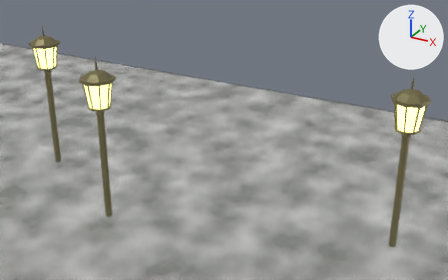
The glTF model level_grids/purgatory/surrounding_grids/glb/rock_kicking_purgatory_ground_1.glb: old version first, new version second.
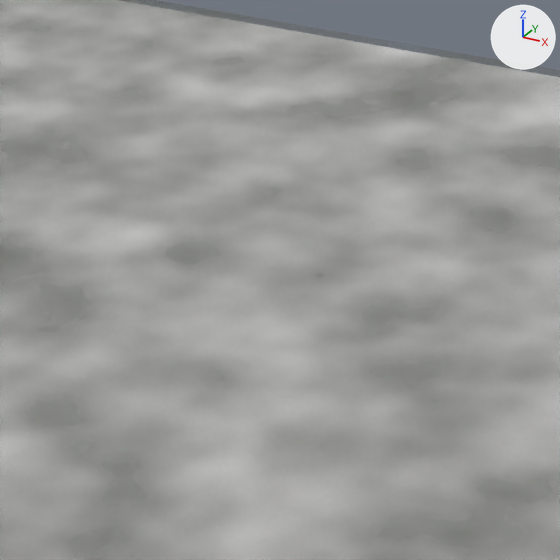
There are two pictures of each version: one from a 50 mm lens placed at (204.1, -74.1, 123.3), pointed at (65.1, 178.7, -3.1), one close up on the part from 28% to 58% of the width and 25% to 73% of the height. Arrows for +X, +Y and +Z are at upper right; the lights stay in place. The first two pictures are the older version. Where no turn or scale is listed for an object, it has been applied to the vertices.

Names of what the first close-up shows: 'Clouds', 'Plane'.
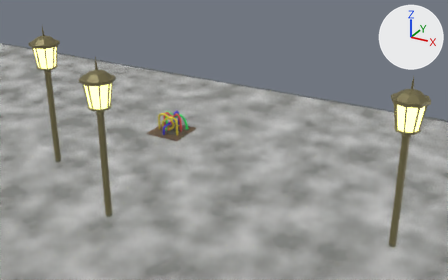
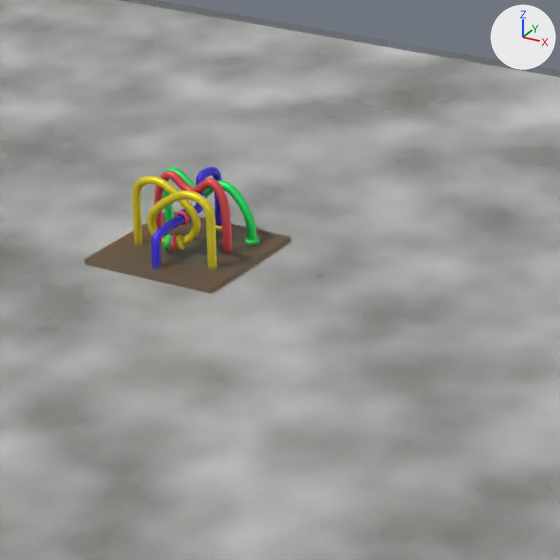
Not visible in the close-ups: 'Bead.003'.

Patch to the scene script:
```diff
--- a/level_grids/purgatory/surrounding_grids/glb/rock_kicking_purgatory_ground_1.glb.py
+++ b/level_grids/purgatory/surrounding_grids/glb/rock_kicking_purgatory_ground_1.glb.py
@@ ob_bead_009 @@
+ob_bead_009 = bpy.data.objects.new('Bead.009', me_torus_009)  # 128 vertices, 256 faces; spans x -0.69..0.69, y -0.91..0.91, z -0.92..0.92; in mat_green_001 (green #2ce76e)
+ob_bead_009.location = (39.3, 165.6, 2.5)
@@ ob_bead_008 @@
+ob_bead_008 = bpy.data.objects.new('Bead.008', me_torus_008)  # 128 vertices, 256 faces; spans x -0.69..0.69, y -0.9..0.9, z -0.92..0.92; in mat_yellow_001 (yellow #e7d62c)
+ob_bead_008.location = (40.7, 166.3, 2.5)
@@ ob_bead_007 @@
+ob_bead_007 = bpy.data.objects.new('Bead.007', me_torus_007)  # 128 vertices, 256 faces; spans x -0.66..0.66, y -0.91..0.91, z -0.94..0.94; in mat_red_001 (red #e7555a)
+ob_bead_007.location = (40.0, 166.0, 2.4)
@@ ob_bead_005 @@
+ob_bead_005 = bpy.data.objects.new('Bead.005', me_torus_005)  # 128 vertices, 256 faces; spans x -0.94..0.94, y -0.94..0.94, z -0.37..0.37; in mat_green_001 (green #2ce76e)
+ob_bead_005.location = (46.0, 174.0, 1.0)
@@ ob_bead_003 @@
+ob_bead_003 = bpy.data.objects.new('Bead.003', me_torus_003)  # 128 vertices, 256 faces; spans x -0.94..0.94, y -0.94..0.94, z -0.36..0.36; in mat_blue_001 (blue #493ce7)
+ob_bead_003.location = (35.0, 170.0, 1.0)
@@ ob_bead_002 @@
+ob_bead_002 = bpy.data.objects.new('Bead.002', me_torus_002)  # 128 vertices, 256 faces; spans x -0.94..0.94, y -0.36..0.36, z -0.94..0.94; in mat_blue_001 (blue #493ce7)
+ob_bead_002.location = (40.0, 168.8, 5.0)
@@ ob_bead_001 @@
+ob_bead_001 = bpy.data.objects.new('Bead.001', me_torus_001)  # 128 vertices, 256 faces; spans x -0.94..0.94, y -0.36..0.36, z -0.94..0.94; in mat_red_001 (red #e7555a)
+ob_bead_001.location = (40.0, 167.9, 5.0)
@@ ob_bead @@
+ob_bead = bpy.data.objects.new('Bead', me_torus)  # 128 vertices, 256 faces; spans x -0.94..0.94, y -0.94..0.94, z -0.36..0.36; in mat_yellow_001 (yellow #e7d62c)
+ob_bead.location = (40.0, 176.0, 1.0)
@@ ob_beadmazeboard @@
+ob_beadmazeboard = bpy.data.objects.new('BeadMazeBoard', me_cube_005)  # a box spanning x -9.1..9.1, y -10.1..8.1, z 3.0..3.7; in mat_board (brown #7e562f)
+ob_beadmazeboard.location = (40.0, 170.0, -3.0)
@@ ob_wireperpendicular @@
+ob_wireperpendicular = bpy.data.objects.new('WirePerpendicular', me_nurbspath_003)  # 2160 vertices, 4296 faces; spans x -0.6..0.6, y -8.6..6.5, z 3.0..12.5; in mat_blue (blue #493ce7)
+ob_wireperpendicular.location = (40.0, 170.0, -3.0)
@@ ob_wire_002 @@
+ob_wire_002 = bpy.data.objects.new('Wire.002', me_nurbspath_002)  # 1728 vertices, 3432 faces; spans x -7.04..6.57, y 3.43..4.57, z 3.0..11.54; in mat_green (green #2ce76e)
+ob_wire_002.location = (40.0, 170.0, -3.0)
@@ ob_wire_001 @@
+ob_wire_001 = bpy.data.objects.new('Wire.001', me_nurbspath_001)  # 2880 vertices, 5736 faces; spans x -6.5..6.56, y -5.56..-2.48, z 3.0..13.13; in mat_yellow (yellow #e7d62c)
+ob_wire_001.location = (40.0, 170.0, -3.0)
@@ ob_wire @@
+ob_wire = bpy.data.objects.new('Wire', me_nurbspath)  # 1584 vertices, 3144 faces; spans x -5.5..5.57, y -0.57..0.57, z 3.0..12.98; in mat_red (red #e7555a)
+ob_wire.location = (40.0, 170.0, -3.0)
```

Where the change shows, as pixel boxes [x1, y1, x2, y2] in the close-ups (560 x 560 px):
'BeadMazeBoard', added (brown)
    after: [89, 220, 291, 294]
'Wire.001', added (yellow)
    after: [132, 176, 217, 267]
'Wire', added (red)
    after: [154, 171, 232, 251]
'WirePerpendicular', added (blue)
    after: [151, 167, 222, 269]
'Wire.002', added
    after: [163, 167, 257, 240]
'Bead.001', added
    after: [175, 211, 190, 226]
'Bead.008', added
    after: [176, 235, 185, 250]
'Bead.009', added
    after: [163, 234, 172, 250]
'Bead.005', added
    after: [244, 237, 260, 246]
'Bead.007', added
    after: [171, 235, 178, 251]
'Bead', added
    after: [215, 225, 222, 231]
'Bead.002', added
    after: [181, 209, 191, 223]
